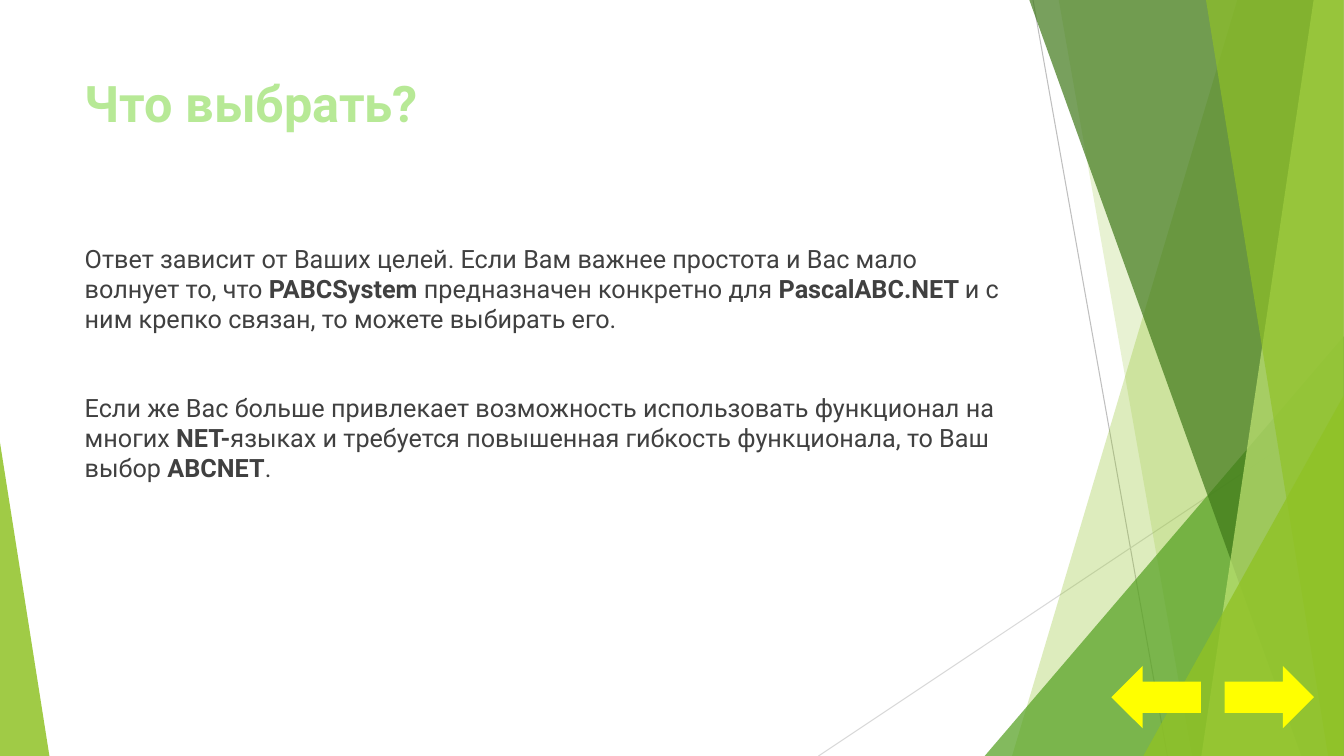
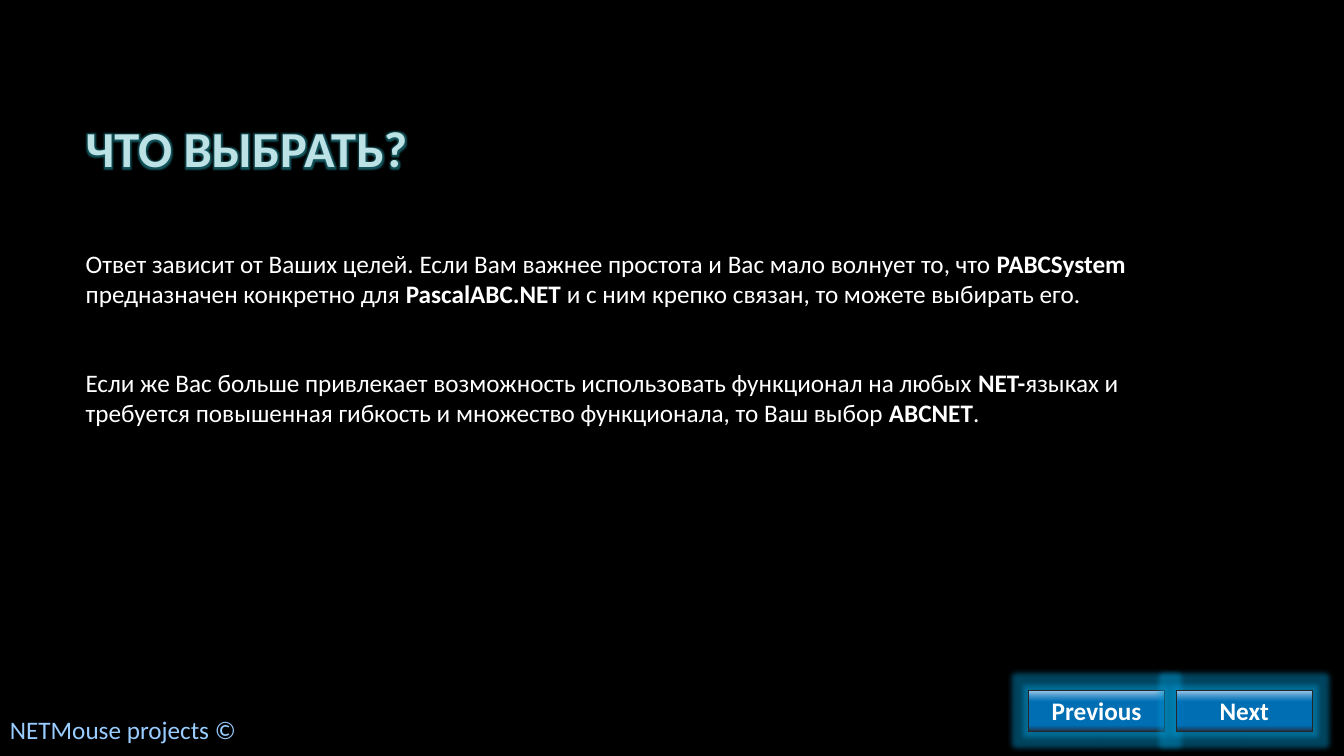
Before and after one commit to AlvinSeville7cf-NET-projects/ABCNET, a slide deck: slide 9 of NETMouse - .NET release/Presentations/ABCNET как альтернатива PABCSystem.pptx (slide 7 before the commit). Drawn at 1344x756 pixels with LibreOffice and Linux fonts; fonts in the diff are those of the drawing; background and template pictures are left out. Boxes give left, top, right and bottom in pixels: in the first picture for what was removed or moved away, otherwise in the second. Text is boxed around its words. In the diff, an @@ line names an element or a change of style, - is before the commit and + after.

```diff
--- a/NETMouse - .NET release/Presentations/ABCNET как альтернатива PABCSystem.pptx
+++ b/NETMouse - .NET release/Presentations/ABCNET как альтернатива PABCSystem.pptx
@@ background #FFFFFF to picture (left out) @@
@@ title "ЧТО ВЫБРАТЬ?" at box(86, 132, 408, 170): vertical alignment top to middle @@
@@ title at box(86, 132, 408, 170): text changed; font Roboto to Calibri; text colour #B7E996 to #BCE2E6 @@
-Что выбрать?
+ЧТО ВЫБРАТЬ?
@@ text "Ответ зависит от Ваших целей. ..." at box(86, 256, 1126, 426): vertical alignment top to middle @@
@@ text at box(86, 256, 1126, 307): font Roboto to Calibri, text colour #404040 to #FFFFFF in "Ответ зависит от Ваших целей. Если Вам ..." @@
@@ text at box(86, 375, 1119, 426): text changed; font Roboto to Calibri; text colour #404040 to #FFFFFF @@
-Если же Вас больше привлекает возможность использовать функционал на многих NET-языках и требуется повышенная гибкость функционала, то Ваш выбор ABCNET.
+Если же Вас больше привлекает возможность использовать функционал на любых NET-языках и требуется повышенная гибкость и множество функционала, то Ваш выбор ABCNET.
@@ group removed at box(0, 0, 1344, 756): 5 freeform shapes, 3 triangles, 2 lines @@
@@ right arrow removed at box(1112, 666, 1202, 729) @@
@@ right arrow removed at box(1225, 666, 1315, 729) @@
@@ rectangle added at box(1029, 691, 1166, 731), fill gradient #A3CEED to #0070C0 to #292834, outline #262626 0.75 pt, 18 pt, text #FFFFFF, bold @@
+Previous
@@ rectangle added at box(1177, 691, 1313, 731), fill gradient #A3CEED to #0070C0 to #292834, outline #262626 0.75 pt, 18 pt, text #FFFFFF, bold @@
+Next
@@ text added at box(10, 721, 209, 744), 18 pt, text #99CCFF @@
+NETMouse projects ©
```
Also in this commit, not shown: 6 other slides changed, 4 slides added, 4 slides removed.
